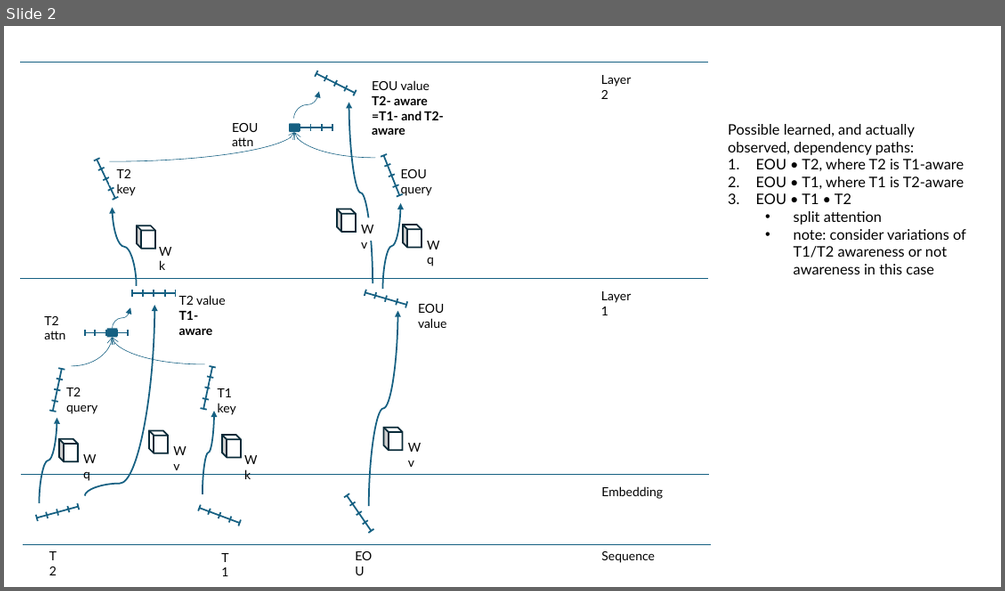
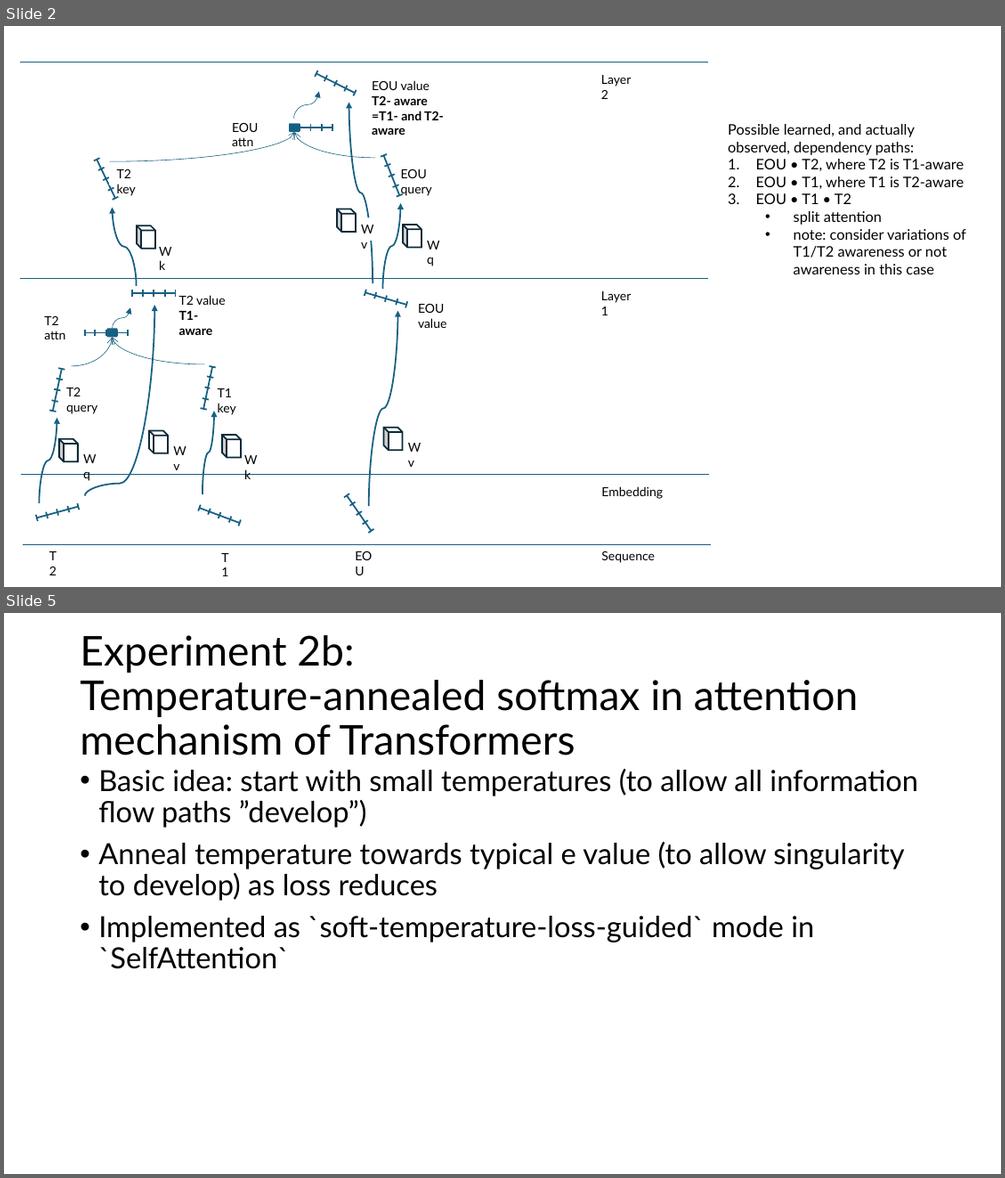
Before and after one commit to AlexTunlaw/eru, a slide deck: notes/2024 12 25 experiment 2.pptx. Shown one above the other, each under a label of ours: slide 2 before the commit, slides 2 and 5 after it; the slides between them are not shown. The pictures are 1005x591 and 1005x1178 pixels, drawn with LibreOffice and Linux fonts; fonts in the diff are those of the drawing. Boxes give left, top, right and bottom in pixels: in the first picture for what was removed or moved away, otherwise in the second. Text is boxed around its words. In the diff, an @@ line names an element or a change of style, - is before the commit and + after.

Commit message:
experiment 2b: softmax loss-guided annealing in attention mechanism

```diff
--- a/notes/2024 12 25 experiment 2.pptx
+++ b/notes/2024 12 25 experiment 2.pptx
@@ slide 5 added at [4,613,1001,1174], background #FFFFFF @@
@@ title added at [80,635,858,755], 39.6 pt, text #000000 @@
+Experiment 2b:
+Temperature-annealed softmax in attention mechanism of Transformers
@@ text added at [98,769,918,969], 28 pt, text #000000 @@
+• Basic idea: start with small temperatures (to allow all information flow paths ”develop”)
+• Anneal temperature towards typical e value (to allow singularity to develop) as loss reduces
+• Implemented as `soft-temperature-loss-guided` mode in `SelfAttention`
```
Also in this commit, not shown: 1 slide changed, 1 other slide added, 8 other files.
